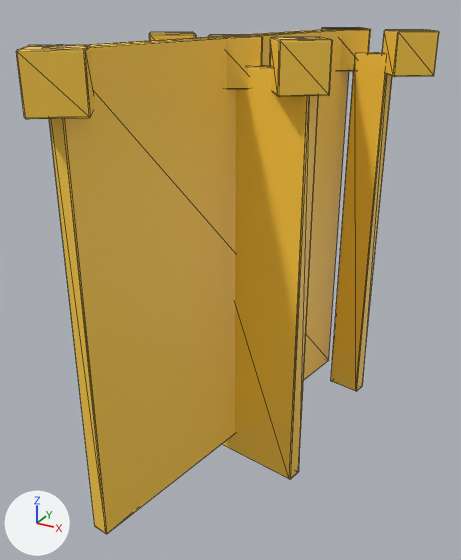
The glTF model public/assets/levels/level-05.glb as it was, and as the next commit left it.
Rendered twice from a camera (50 mm lens) standing at (74.0, -138.0, 8.7) and looking at (-1.7, -0.4, -60.1). Arrows for +X, +Y and +Z are at lower left; the lights stay in place. The first picture is the older version. Mesh edges are drawn as thin lines. Objects named as collision shapes, trigger or cutter boxes, shadow casters or lower levels of detail are left out. Where no turn or scale is listed for an object, it has been applied to the vertices. Vertices at exactly the same position are counted once.

The older version as bpy lines, for what is in view:
```python
me_cube_001 = bpy.data.meshes.new('Cube.001')
me_cube_001.from_pydata(...)  # 8 vertices, 12 faces; spans x -7.8..7.8, y -7.8..7.8, z -5.6..5.6
me_cube_001.materials.append(mat_material)  # yellow #ffce45
me_cube_003 = bpy.data.meshes.new('Cube.003')
me_cube_003.from_pydata(...)  # 216 vertices, 396 faces; spans x -18.5..44.9, y -7.7..107.7, z -109.9..5.6
me_cube_003.materials.append(mat_material)  # yellow #ffce45
ob_cube_002 = bpy.data.objects.new('Cube.002', me_cube_001)
ob_cube_002.location = (7.9, 50.8, -4.6)
ob_cube_003 = bpy.data.objects.new('Cube.003', me_cube_003)
ob_cube_003.location = (-9.5, -49.3, -4.6)
```
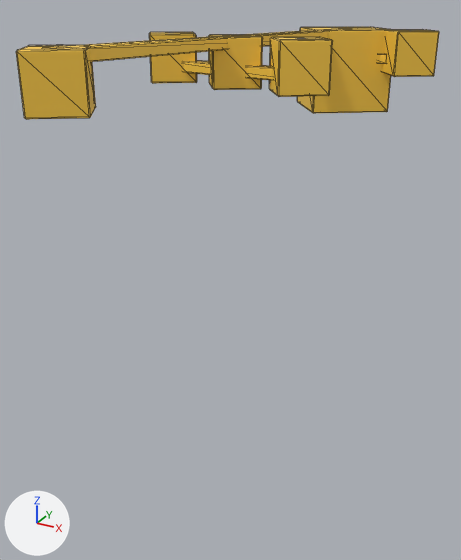
What differs and where, as boxes [x1, y1, x2, y2] in the pictures (461 x 560 px; the box of a moved part takes in the faces that stretch with it):
'Cube.003', reshaped (82% shorter): before [16, 28, 439, 534]; after [16, 27, 439, 119]
'Cube.002', deleted: before [323, 28, 371, 72]
part 1 of me_cube_003, moved or reshaped: before [322, 28, 370, 71]; after [297, 27, 391, 113]
part 2 of me_cube_003, moved or reshaped (mostly hidden afterwards): before [90, 30, 392, 391]; after [90, 31, 385, 64]
part 3 of me_cube_003, moved or reshaped: before [49, 91, 328, 534]; after [90, 41, 270, 62]
part 4 of me_cube_003, moved or reshaped: before [222, 68, 319, 479]; after [184, 63, 272, 80]

The change, as a diff of the scene's bpy script:
```diff
--- a/public/assets/levels/level-05.glb.py
+++ b/public/assets/levels/level-05.glb.py
@@ me_cube_003 @@
 # used by ob_cube_003; location = (-9.5, -49.3, -4.6)
-me_cube_003.from_pydata(...)  # 216 vertices, 396 faces; spans x -18.5..44.9, y -7.7..107.7, z -109.9..5.6
+me_cube_003.from_pydata(...)  # 216 vertices, 396 faces; spans x -18.5..44.9, y -7.7..115.1, z -16.4..5.6
+# me_cube_003 part 1: 24 of 216 vertices moved; they spanned x 9.7..25.1, y 92.3..107.7, z -5.6..5.6 and now span x 2.2..32.5, y 84.8..115.1, z -16.4..5.6; mean shift (0.0, 0.0, -5.4); largest move (15.9, 92.4, -5.4) -> (14.6, 84.9, -16.1)
+# me_cube_003 part 2: all 18 vertices in x 15.1..32.6, y 94.7..101.1, z -109.9..-103.5 are moved by (0.0, 0.0, 106.7)
+# me_cube_003 part 3: all 6 vertices in x -2.4..2.0, y -1.7..-0.8, z -103.7..-103.5 are moved by (0.0, 0.0, 106.7)
+# me_cube_003 part 4: all 12 vertices in x -13.5..30.6, y 43.5..55.4, z -109.9..-109.6 are moved by (0.0, 0.0, 106.7)
 me_cube_003.materials.append(mat_material)
@@ ob_cube_002 @@
-ob_cube_002 = bpy.data.objects.new('Cube.002', me_cube_001)
-ob_cube_002.location = (7.9, 50.8, -4.6)
```
